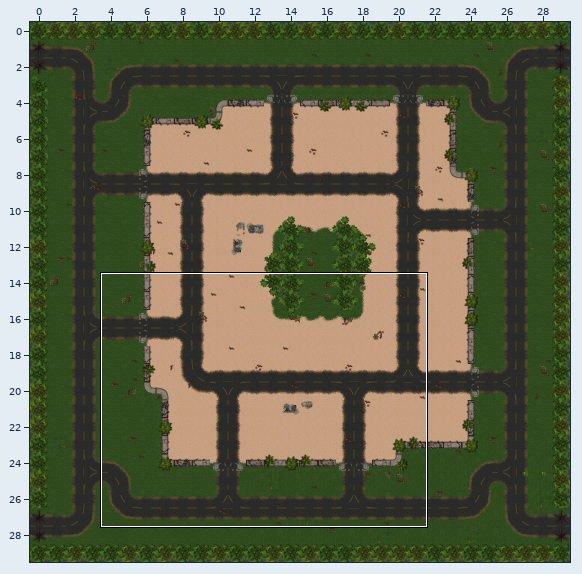
Tiled map: public/assets/level30x30.tmx. Above: a wide view before the commit, with the close-up outlined.
Close-up. The starting point:
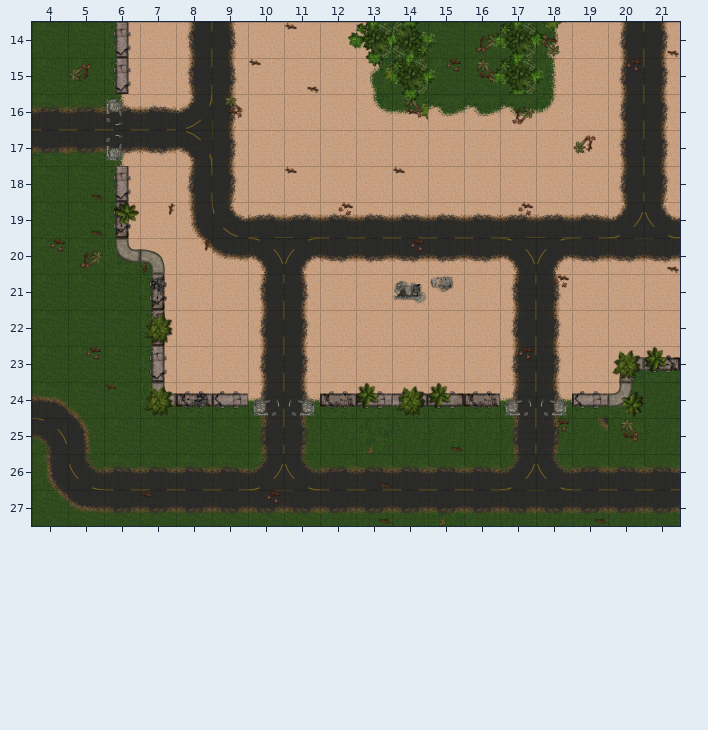
Cells are 128x128 px. Shown: x 4..21, y 14..27. The commit also changed other parts of the map, which this record leaves out.
New version:
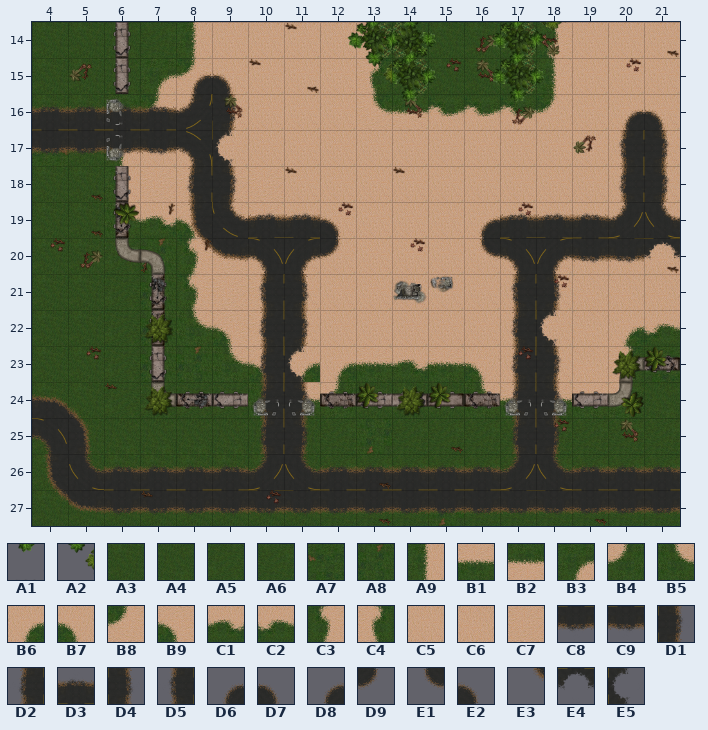
Key: from "tileMapObjects": A1 12 turned 180, A2 32; from "tiles": A3 0, A4 0 turned 180, A5 0 turned 270, A6 0 turned 90, A7 1 turned 180, A8 1 turned 270, A9 3, B1 3 turned 270, B2 3 turned 90, B3 4, B4 4 flipped on the other diagonal, B5 4 turned 270, B6 5, B7 5 flipped left-right, B8 5 flipped on the other diagonal, B9 5 turned 90, C1 6, C2 6 flipped left-right, C3 6 flipped on the other diagonal, C4 6 turned 270, C5 9, C6 9 turned 180, C7 9 turned 270, C8 21, C9 21 flipped left-right, D1 21 flipped on the diagonal, D2 21 flipped on the other diagonal, D3 21 flipped up-down, D4 21 turned 270, D5 21 turned 90, D6 22, D7 22 flipped left-right, D8 22 flipped on the diagonal, D9 22 flipped on the other diagonal, E1 22 turned 270, E2 22 turned 90, E3 25, E4 26 flipped left-right, E5 26 flipped on the diagonal.
__ is an empty cell.
The exact change:
{"where": "layer \"Ground\""}
{"y":14,"x":6,"old":"A9 C5 C5","new":"A4 A6 A9"}
{"y":15,"x":6,"old":"A9 C5 C5","new":"A4 B3 B8"}
{"y":16,"x":6,"old":"A9 C5","new":"B2 B8"}
{"y":18,"x":7,"old":"C5 C5 C5 C5","new":"C7 C7 C7 C7"}
{"y":19,"x":6,"old":"A9 C5 C5","new":"B5 C1 B9"}
{"y":19,"x":10,"old":"C5","new":"C7"}
{"y":20,"x":6,"old":"B5 B9 C5 C5","new":"A5 A8 C3 C7"}
{"y":20,"x":21,"old":"C5","new":"C6"}
{"y":21,"x":7,"old":"A9 C5 C5 C5","new":"A8 C3 C7 C7"}
{"y":21,"x":19,"old":"C5 C5 C5","new":"C6 C6 C6"}
{"y":22,"x":7,"old":"A9 C5 C5 C5","new":"A8 B5 B9 C7"}
{"y":22,"x":19,"old":"C5 C5 C5","new":"C6 B6 C2"}
{"y":23,"x":7,"old":"A9 C5 C5 C5 C5 C5 C5 C5 C5 C5","new":"A8 A8 B5 B9 B6 B6 B1 C1 B1 B7"}
{"y":23,"x":19,"old":"C5 B6 B1","new":"C6 C4 A7"}
{"y":24,"x":7,"old":"B5 B1 B1 B1","new":"A5 A5 A5 B5"}
{"y":24,"x":12,"old":"B1 B1 B1 B1 B1","new":"B4 A3 A3 A3 B5"}
{"where": "layer \"Road\""}
{"y":14,"x":8,"old":"D5 D4","new":"__ __"}
{"y":14,"x":20,"old":"D2 D1","new":"__ __"}
{"y":15,"x":8,"old":"D5 D4","new":"D6 D7"}
{"y":15,"x":20,"old":"D2 D1","new":"__ __"}
{"y":16,"x":20,"old":"D2 D1","new":"D6 D7"}
{"y":17,"x":9,"old":"D1","new":"E5"}
{"y":19,"x":12,"old":"D3 D3 D3 D3 D3","new":"E2 __ __ __ D8"}
{"y":20,"x":12,"old":"C9 C8 C9 C8 C9","new":"D9 __ __ __ E1"}
{"y":20,"x":21,"old":"C9","new":"E4"}
{"y":22,"x":18,"old":"D1","new":"E5"}
{"y":23,"x":11,"old":"D1","new":"E5"}
{"y":25,"x":19,"old":"E3","new":"__"}
{"where": "layer \"MapObjects\""}
{"y":16,"x":14,"old":"A2","new":"A1"}
{"y":16,"x":17,"old":"__","new":"A1"}
{"label":"changed","picture_box":[104,22,238,112]}
{"label":"changed","picture_box":[618,22,670,130]}
{"label":"changed","picture_box":[400,94,428,130]}
{"label":"added","picture_box":[508,94,536,130]}
{"label":"changed","picture_box":[104,130,500,418]}
{"label":"changed","picture_box":[536,238,680,382]}
{"label":"removed","picture_box":[597,418,608,431]}
